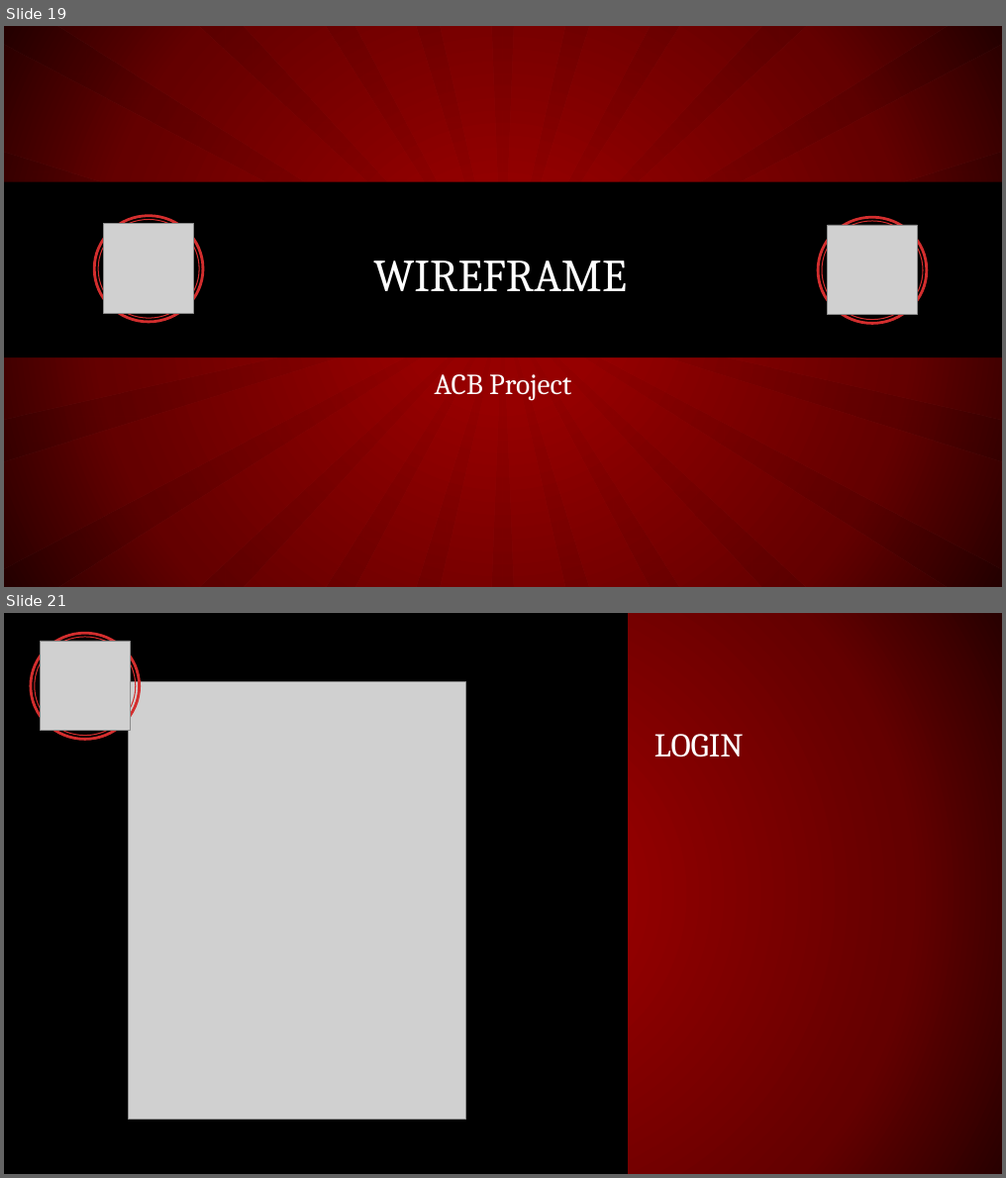
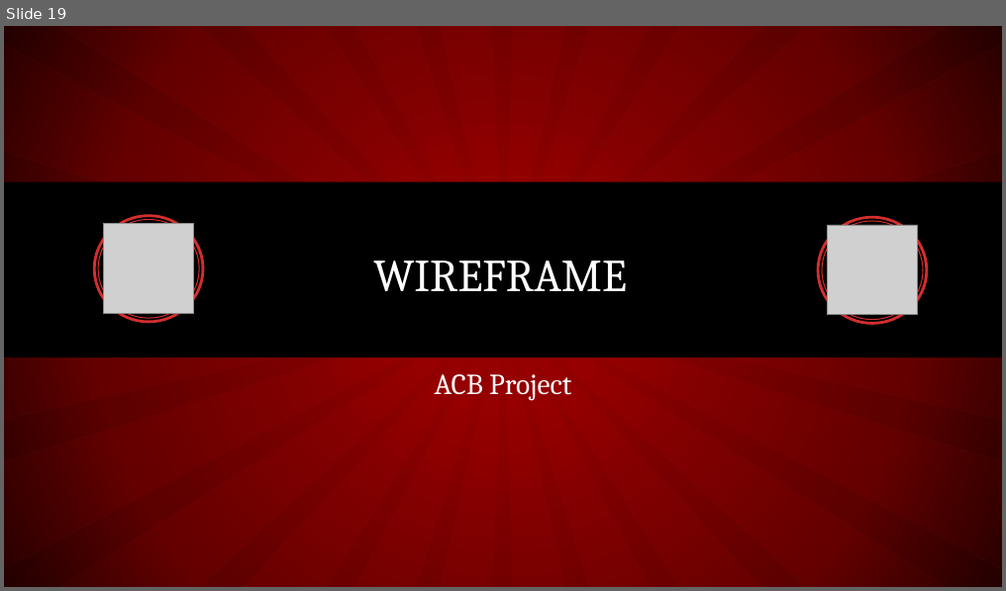
Before and after one commit to Dr-Hesaabi/Sharif-Documentation, a slide deck: presentation.pptx. Shown one above the other, each under a label of ours: slides 19 and 21 before the commit, slide 19 after it; the slides between them are not shown. The pictures are 1006x1178 and 1006x591 pixels, drawn with LibreOffice and Linux fonts; fonts in the diff are those of the drawing; grey boxes stand for pictures. Boxes give left, top, right and bottom in pixels: in the first picture for what was removed or moved away, otherwise in the second. Text is boxed around its words. In the diff, an @@ line names an element or a change of style, - is before the commit and + after.

```diff
--- a/presentation.pptx
+++ b/presentation.pptx
@@ slide 21 removed at box(4, 613, 1002, 1174), background gradient #960000 to #650000 to #290000 @@
@@ rectangle removed at box(4, 613, 628, 1174) @@
@@ freeform shape removed at box(30, 632, 141, 741) @@
@@ freeform shape removed at box(34, 636, 136, 736) @@
@@ picture removed at box(40, 641, 130, 731) @@
@@ picture removed at box(129, 682, 465, 1120) @@
@@ title removed at box(654, 734, 744, 758) @@
-LOGIN
```
Also in this commit, not shown: 10 slides changed, 10 slides added, 1 other slide removed.
